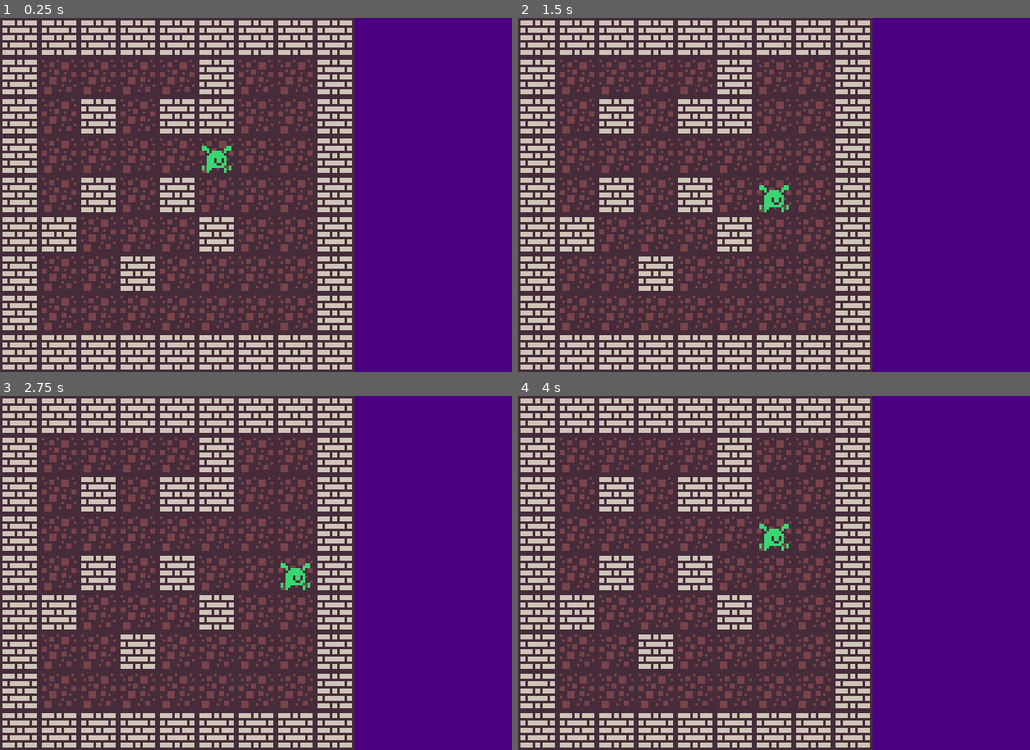
Above: before the commit, frames 1-4 (two rows, left to right).
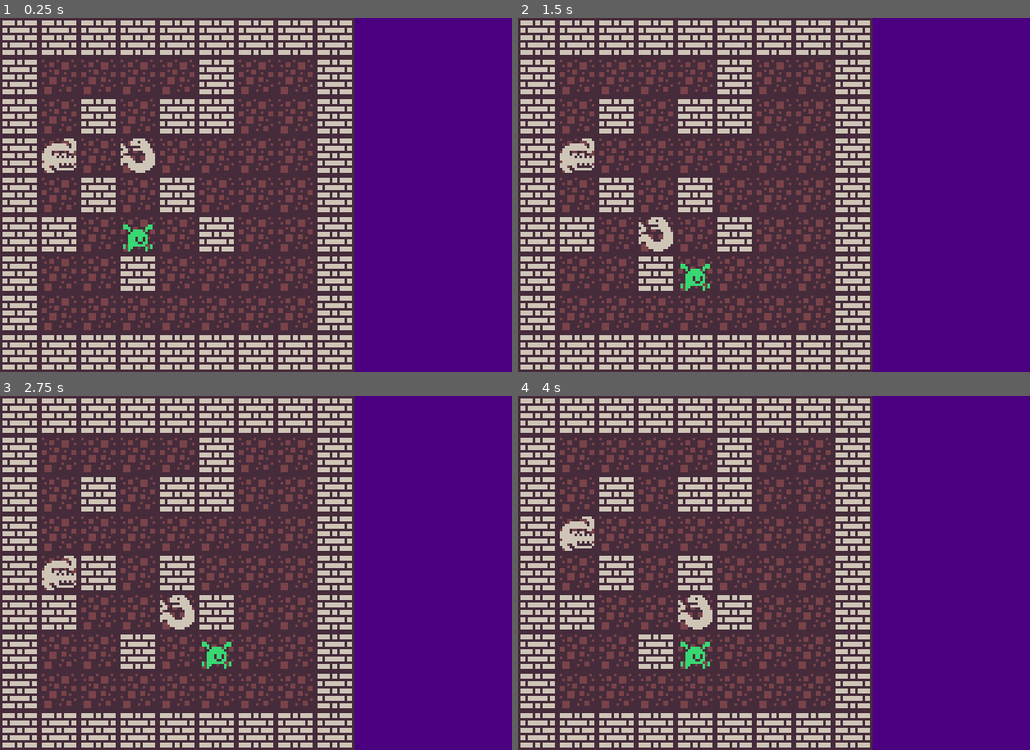
Above: after the commit, the same moments.

Repository: IcefoxCross/broughlike-godot
Game: Godot game, scene res://src/Game.tscn
The game is run twice, just before and just after one commit, with the same random seed, the same clock (stepped at 60 frames per second) and the same inputs. The project has no main scene, so this scene is started directly.
Inputs:
- Up to frame 1 (0.25 s): no input
- Up to frame 2 (1.5 s): tap Enter at 0.5 s; hold Right (ui_right) 0.53-1.28 s; tap Space at 1.25 s; hold Down (ui_down) from 1.28 s (still down)
- Up to frame 3 (2.75 s): tap Enter at 2 s; release Down (ui_down) at 2.03 s; hold Right (ui_right) from 2.03 s (still down)
- Up to frame 4 (4 s): tap Space at 2.75 s; release Right (ui_right) at 2.78 s; hold Up (ui_up) 2.78-3.53 s; tap Enter at 3.5 s; hold Left (ui_left) from 3.53 s (still down)

The runs differ from the first frame. In frame 1, 1.2% of the frame differs, in the area x 8-46%, y 34-66%; in frame 2, 1.2%; in frame 3, 1.2%; in frame 4, 1.2%.

Commit message:
stage 3 done

Diff:
--- a/project.godot
+++ b/project.godot
@@ -9,10 +9,45 @@
 config_version=4
 
 _global_script_classes=[ {
+"base": "Monster",
+"class": "Bird",
+"language": "GDScript",
+"path": "res://src/monsters/Bird.gd"
+}, {
+"base": "Monster",
+"class": "Eater",
+"language": "GDScript",
+"path": "res://src/monsters/Eater.gd"
+}, {
 "base": "Tile",
 "class": "Floor",
 "language": "GDScript",
 "path": "res://src/tiles/Floor.gd"
+}, {
+"base": "Monster",
+"class": "Jester",
+"language": "GDScript",
+"path": "res://src/monsters/Jester.gd"
+}, {
+"base": "Node2D",
+"class": "Monster",
+"language": "GDScript",
+"path": "res://src/monsters/Monster.gd"
+}, {
+"base": "Monster",
+"class": "Player",
+"language": "GDScript",
+"path": "res://src/monsters/Player.gd"
+}, {
+"base": "Monster",
+"class": "Snake",
+"language": "GDScript",
+"path": "res://src/monsters/Snake.gd"
+}, {
+"base": "Monster",
+"class": "Tank",
+"language": "GDScript",
+"path": "res://src/monsters/Tank.gd"
 }, {
 "base": "Node",
 "class": "Tile",
@@ -25,7 +60,14 @@
 "path": "res://src/tiles/Wall.gd"
 } ]
 _global_script_class_icons={
+"Bird": "",
+"Eater": "",
 "Floor": "",
+"Jester": "",
+"Monster": "",
+"Player": "",
+"Snake": "",
+"Tank": "",
 "Tile": "",
 "Wall": ""
 }
--- a/src/Game.gd
+++ b/src/Game.gd
@@ -1,20 +1,23 @@
 extends Node2D
 
 onready var map: = $Map
+onready var monsters: = $Monsters
 
 var pos = Vector2.ZERO
 
+var player : Player
 
 func _ready():
 	GameEngine.gameMap = map
+	GameEngine.gameMonsters = monsters
 	$ColorRect.modulate = Color.indigo
 	map.generateLevel()
 	map.drawMap()
-	var startingTile = map.randomPassableTile()
-	pos = Vector2(startingTile.tile_position.x, startingTile.tile_position.y)
-	$Sprite.position = pos * GameEngine.tileSize
-
-
+	player = load("res://src/monsters/Player.tscn").instance()
+	player.setup(map.randomPassableTile())
+	player.connect("player_done", self, "tick")
+	monsters.add_child(player)
+	GameEngine.gamePlayer = player
 
 func _process(delta):
 
@@ -32,4 +35,11 @@
 		vel.y = 1
 
 	if vel.length() > 0:
-		$Sprite.position += vel * GameEngine.tileSize
+		player.tryMove(vel.x, vel.y)
+
+func tick():
+	for m in GameEngine.gameMap.monsters:
+		if not m.dead:
+			m.update()
+		else:
+			m.queue_free()
--- a/src/Game.tscn
+++ b/src/Game.tscn
@@ -194,7 +194,4 @@
 cell_size = Vector2( 16, 16 )
 format = 1
 
-[node name="Sprite" type="Sprite" parent="."]
-texture = ExtResource( 2 )
-centered = false
-hframes = 32
+[node name="Monsters" type="Node2D" parent="."]
--- a/src/GameEngine.gd
+++ b/src/GameEngine.gd
@@ -4,4 +4,8 @@
 var numTiles = 9
 var uiWidth = 4
 
+var level = 1
+
 var gameMap = null
+var gameMonsters = null
+var gamePlayer = null
--- a/src/Map.gd
+++ b/src/Map.gd
@@ -5,6 +5,7 @@
 onready var tilemap: = $TileMap
 
 var tiles = []
+var monsters = []
 
 func _ready():
 	randomize()
@@ -21,6 +22,7 @@
 		timeout -= 1
 		if generateTiles() == randomPassableTile().getConnectedTiles().size():
 			break;
+	generateMonsters()
 
 func generateTiles():
 	var passableTiles = 0
@@ -52,9 +54,26 @@
 	var timeout = 1000
 	while timeout > 0:
 		timeout -= 1
-		var x = floor(rand_range(1, GameEngine.numTiles-1))
-		var y = floor(rand_range(1, GameEngine.numTiles-1))
+		var x = floor(rand_range(0, GameEngine.numTiles-1))
+		var y = floor(rand_range(0, GameEngine.numTiles-1))
 		tile = getTile(x,y)
-		if tile.passable and not tile.monster:
+		if tile.passable and tile.monster == null:
 			return tile
 	return null
+
+func generateMonsters():
+	if not monsters.empty():
+		for e in monsters:
+			e.queue_free()
+	var numMonsters = GameEngine.level + 1
+	for i in range(numMonsters):
+		var m = spawnMonster()
+		monsters.append(m)
+		GameEngine.gameMonsters.add_child(m)
+
+func spawnMonster():
+	var monsterTypes = ["Bird", "Snake", "Tank", "Eater", "Jester"]
+	var monsterType = monsterTypes[randi() % monsterTypes.size()]
+	var monster = load("res://src/monsters/%s.tscn" % monsterType).instance()
+	monster.setup(randomPassableTile())
+	return monster
--- /dev/null
+++ b/src/monsters/Bird.gd
@@ -0,0 +1,6 @@
+extends Monster
+
+class_name Bird
+
+func setup(_tile):
+	init(_tile, 4, 3)
--- /dev/null
+++ b/src/monsters/Bird.tscn
@@ -0,0 +1,7 @@
+[gd_scene load_steps=3 format=2]
+
+[ext_resource path="res://src/monsters/Monster.tscn" type="PackedScene" id=1]
+[ext_resource path="res://src/monsters/Bird.gd" type="Script" id=2]
+
+[node name="Bird" instance=ExtResource( 1 )]
+script = ExtResource( 2 )
--- /dev/null
+++ b/src/monsters/Eater.gd
@@ -0,0 +1,6 @@
+extends Monster
+
+class_name Eater
+
+func setup(_tile):
+	init(_tile, 7, 1)
--- /dev/null
+++ b/src/monsters/Eater.tscn
@@ -0,0 +1,7 @@
+[gd_scene load_steps=3 format=2]
+
+[ext_resource path="res://src/monsters/Monster.tscn" type="PackedScene" id=1]
+[ext_resource path="res://src/monsters/Eater.gd" type="Script" id=2]
+
+[node name="Eater" instance=ExtResource( 1 )]
+script = ExtResource( 2 )
--- /dev/null
+++ b/src/monsters/Jester.gd
@@ -0,0 +1,6 @@
+extends Monster
+
+class_name Jester
+
+func setup(_tile):
+	init(_tile, 8, 2)
--- /dev/null
+++ b/src/monsters/Jester.tscn
@@ -0,0 +1,7 @@
+[gd_scene load_steps=3 format=2]
+
+[ext_resource path="res://src/monsters/Monster.tscn" type="PackedScene" id=1]
+[ext_resource path="res://src/monsters/Jester.gd" type="Script" id=2]
+
+[node name="Jester" instance=ExtResource( 1 )]
+script = ExtResource( 2 )
--- /dev/null
+++ b/src/monsters/Monster.gd
@@ -0,0 +1,50 @@
+extends Node2D
+
+class_name Monster
+
+var sprite = 0
+var hp = 0
+var tile : Tile = null
+
+var isPlayer = false
+var dead = false
+
+func init(_tile, _sprite, _hp):
+	move(_tile)
+	sprite = _sprite
+	hp = _hp
+
+	$Sprite.frame = sprite
+
+func tryMove(dx, dy):
+	var newTile = tile.getNeighbor(dx,dy)
+	if newTile.passable:
+		if not newTile.monster:
+			move(newTile)
+		return true
+	else:
+		return false
+
+func move(_tile):
+	if tile:
+		tile.monster = null
+	tile = _tile
+	var pos = Vector2(tile.tile_position.x, tile.tile_position.y)
+	position = pos * GameEngine.tileSize
+	tile.monster = self
+
+func update():
+	doStuff()
+
+func doStuff():
+	# Filter
+	var arr = tile.getAdjacentPassableNeighbors()
+	var neighbors = []
+	for tile in arr:
+		if not tile.monster or tile.monster.isPlayer:
+			neighbors.append(tile)
+	###
+	if neighbors.size() > 0:
+		neighbors.sort_custom(Tile, "sort_ascending")
+		var newTile = neighbors[0]
+		tryMove(newTile.tile_position.x - tile.tile_position.x, newTile.tile_position.y - tile.tile_position.y)
--- /dev/null
+++ b/src/monsters/Monster.tscn
@@ -0,0 +1,13 @@
+[gd_scene load_steps=3 format=2]
+
+[ext_resource path="res://assets/spritesheet.png" type="Texture" id=1]
+[ext_resource path="res://src/monsters/Monster.gd" type="Script" id=2]
+
+[node name="Monster" type="Node2D"]
+script = ExtResource( 2 )
+
+[node name="Sprite" type="Sprite" parent="."]
+texture = ExtResource( 1 )
+centered = false
+hframes = 32
+frame = 4
--- /dev/null
+++ b/src/monsters/Player.gd
@@ -0,0 +1,13 @@
+extends Monster
+
+class_name Player
+
+signal player_done
+
+func setup(_tile):
+	init(_tile, 0, 3)
+	isPlayer = true
+
+func tryMove(dx, dy):
+	if .tryMove(dx, dy):
+		emit_signal("player_done")
--- /dev/null
+++ b/src/monsters/Player.tscn
@@ -0,0 +1,7 @@
+[gd_scene load_steps=3 format=2]
+
+[ext_resource path="res://src/monsters/Monster.tscn" type="PackedScene" id=1]
+[ext_resource path="res://src/monsters/Player.gd" type="Script" id=2]
+
+[node name="Player" instance=ExtResource( 1 )]
+script = ExtResource( 2 )
--- /dev/null
+++ b/src/monsters/Snake.gd
@@ -0,0 +1,6 @@
+extends Monster
+
+class_name Snake
+
+func setup(_tile):
+	init(_tile, 5, 1)
--- /dev/null
+++ b/src/monsters/Snake.tscn
@@ -0,0 +1,7 @@
+[gd_scene load_steps=3 format=2]
+
+[ext_resource path="res://src/monsters/Monster.tscn" type="PackedScene" id=1]
+[ext_resource path="res://src/monsters/Snake.gd" type="Script" id=2]
+
+[node name="Snake" instance=ExtResource( 1 )]
+script = ExtResource( 2 )
--- /dev/null
+++ b/src/monsters/Tank.gd
@@ -0,0 +1,6 @@
+extends Monster
+
+class_name Tank
+
+func setup(_tile):
+	init(_tile, 6, 2)
--- /dev/null
+++ b/src/monsters/Tank.tscn
@@ -0,0 +1,7 @@
+[gd_scene load_steps=3 format=2]
+
+[ext_resource path="res://src/monsters/Monster.tscn" type="PackedScene" id=1]
+[ext_resource path="res://src/monsters/Tank.gd" type="Script" id=2]
+
+[node name="Tank" instance=ExtResource( 1 )]
+script = ExtResource( 2 )
--- a/src/tiles/Tile.gd
+++ b/src/tiles/Tile.gd
@@ -5,7 +5,7 @@
 var tile_position: = Vector2.ZERO
 var sprite: = 0
 var passable: = true
-var monster: = false
+var monster = null
 
 func _init(x, y, _sprite, _passable):
 	tile_position = Vector2(x, y)
@@ -28,10 +28,12 @@
 	return arr
 
 func getAdjacentPassableNeighbors():
+	# Filter
 	var arr = getAdjacentNeighbors()
 	var out = []
 	for t in arr:
 		if t.passable: out.append(t)
+	###
 	return out
 
 func getConnectedTiles():
@@ -39,10 +41,20 @@
 	var frontier = [self]
 	while frontier.size() > 0:
 		var tile = frontier.pop_back()
+		# Filter
 		var neighbors = []
 		var temp  = tile.getAdjacentPassableNeighbors()
 		for t in temp:
 			if not connectedTiles.has(t): neighbors.append(t)
+		###
 		connectedTiles += neighbors
 		frontier += neighbors
 	return connectedTiles
+
+static func sort_ascending(a : Tile, b : Tile):
+	if a.dist(GameEngine.gamePlayer.tile) < b.dist(GameEngine.gamePlayer.tile):
+		return true
+	return false
+
+func dist(other : Tile):
+	return int(abs(tile_position.x - other.tile_position.x)) + int(abs(tile_position.y - other.tile_position.y))
